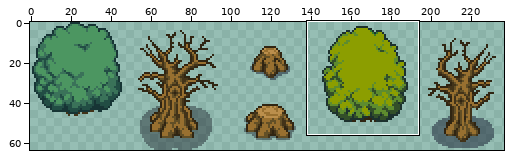
A sprite sheet gets an edit: Kingdom/Assets/Art/Mystic Woods/tilesets/Tree_1.png. The picture above shows the old version from afar; the outline marks the close-up.
Close-up. Before the edit:
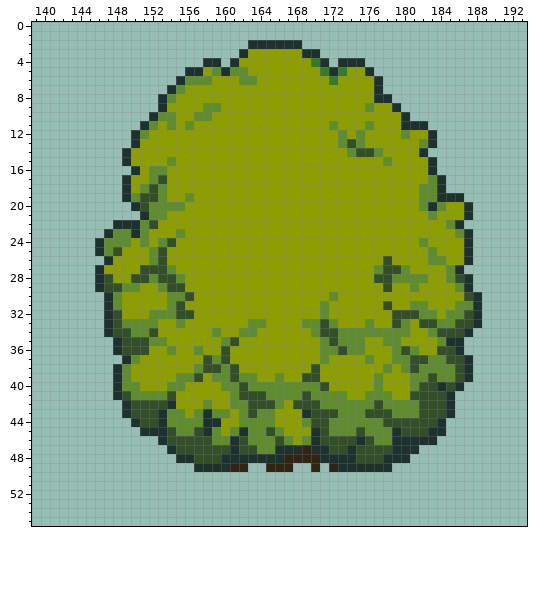
The file is 256x64 pixels. Colours within 5 levels of each other are drawn and written as one. Shown: x 139..193, y 0..55. The wide view leaves out empty margins. The commit also changed other parts of the picture, which this record leaves out.
The result:
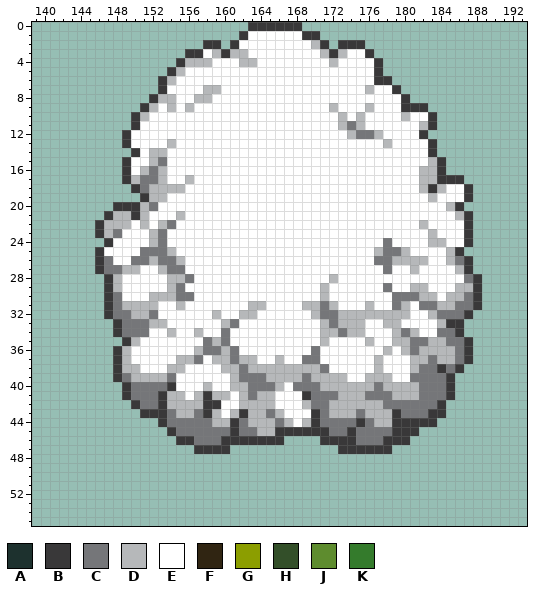
Palette (. is transparent): A #1d312e  B #393839  C #757679  D #b6b8ba  E #ffffff  F #302512  G #8c9e00  H #334f29  J #5e8c2e  K #347b2c
Changes in this commit:
Changed rows in their new state; - is an unchanged pixel.
first column x 146:
 0 -----------------BBBBBB--------------------
 1 ----------------BEEEEEEBB------------------
 2 ------------BB-BEEEEEEEEDB-BBB-------------
 3 ----------BBEDBDDEEEEEEEEDBDEEB------------
 4 ---------BDDDEEEDDEEEEEEEEDEEEEB-----------
 5 --------BDEEEEEEEEEEEEEEEEEEEEEB-----------
 6 -------BDEEEEEEEEEEEEEEEEEEEEEEBB----------
 7 -------BEEEEDDEEEEEEEEEEEEEEEEDEEB---------
 8 ------BDDEEDDEEEEEEEEEEEEEEEEEEEEEB--------
 9 -----BDEDEDEEEEEEEEEEEEEEEDEEEDEEEBBB------
10 ----BDEEEEEEEEEEEEEEEEEEEEEDEDEEEEDEEB-----
11 ----BEEEEEEEEEEEEEEEEEEEEEEDCDEEEEEEDB-----
12 ---BEEEEEEEEEEEEEEEEEEEEEEEEDCCDEEEEB.-----
13 ---BEEEEDEEEEEEEEEEEEEEEEEEEEEEEDEEEEB-----
14 ---.BEDDEEEEEEEEEEEEEEEEEEEEEEEEEEEEEB-----
15 ---BEEDCEEEEEEEEEEEEEEEEEEEEEEEEEEEEEDB----
16 ---BEDCDEEEEEEEEEEEEEEEEEEEEEEEEEEEEDDB----
17 ---BDCCDEEDEEEEEEEEEEEEEEEEEEEEEEEEEDDBBB--
18 ---.BCDDDDEEEEEEEEEEEEEEEEEEEEEEEEEEDBDEEB-
19 ---..BDDEEEEEEEEEEEEEEEEEEEEEEEEEEEEEDEEEB-
20 --BBBDCEEEEEEEEEEEEEEEEEEEEEEEEEEEEEEEEDB.-
21 -BDDBDEEEDEEEEEEEEEEEEEEEEEEEEEEEEEEEEEEDB-
22 BDDDEDEDCEEEEEEEEEEEEEEEEEEEEEEEEEEEDEEEEB-
23 BDCEEEDCEEEEEEEEEEEEEEEEEEEEEEEEEEEEEDEEEB-
24 .BEEEEDCEEEEEEEEEEEEEEEEEEEEEEEECEEEEDDEEB-
25 BEEEECCCDEEEEEEEEEEEEEEEEEEEEEEDCCDEEEEDB.-
26 BCEECCDCCDEEEEEEEEEEEEEEEEEEEEECCDDDDEEDCB-
27 BCCDDEEDCCEEEEEEEEEEEEEEEEEEEEEECEEDEEEEDB-
28 .BDEEEEEDDCEEEEEEEEEEEEEEEDEEEEEEEEEEEEEECB
29 .BDEEEEEDCEEEEEEEEEEEEEEEDEEEEEECEEDDEEEDDB
30 -BCEEEDDDCCEEEEEEEEEEEEEEDEEEEEEECCCDDEDDCB
31 -BCDDDDEEDEEEEEEEDDEEEEDDCDEEEDEECDECCDDCCB
32 -BCCDDCEEEEEEDEEDDEEEEEEDCCDDDDDDDDEEDCCCB.
33 -.BCCCDDEEEEEEDCEEEEEEEEEDCDDDEEDDEEEEDBB..
34 -.BCCCEEDEEDEECEEEEEEEEEEDDCDDEEEDCDEECCB.-
35 --.BDEEEEEEECDCEEEEEEEEEEDEEEEDEEDDCCDDCCB-
36 --BDEEEEEEEDCCDCEEEEEEEECEEEEEEEDEDCDDDDCB-
37 --BDEEEEEDDCEDDCDDEEDEECCEEEEEEDEEEDDCDDCB-
38 --BDDEEEDDEEEEDDCDDDDDDDDCEEEEEDEEEDCCBCB.-
39 --BCDDDDCEEEEEEDCCCDDDDCDDDDEEDDDEECCCCB..-
40 --.BCCCCBEEEDEEDDCCCDECCCDDDDDDCDDDDCCCB.--
41 --.BCCCBDDEDBDDEDCDDEEEBCCCDDDCCCDDDCCCB---
42 ---.BCCBDDDDBBEEDDDDEEEDCCDDDDDDCCCCCCB.---
43 ---..BBBCDDCBDEDBDDCDEEEBCDDDCDDDBCCCBB.---
44 ----...BCCCCCDDBCDDDCDEDBCCCCBCDDBBBBB.----
45 -----...BCCCCCCBCCDDBBBBBBCCBCCCCBBB...----
46 -------..BBCCCBBBBBBB....BBBBCCCBBB...-----
47 --------...BBBB............BBBBBB...-------
48 ---------..........................--------
49 -----------......--...--.-.......----------
Changed places in both close-ups, as pixel boxes (x1, y1, x2, y2):
changed: (95, 22, 482, 472)
